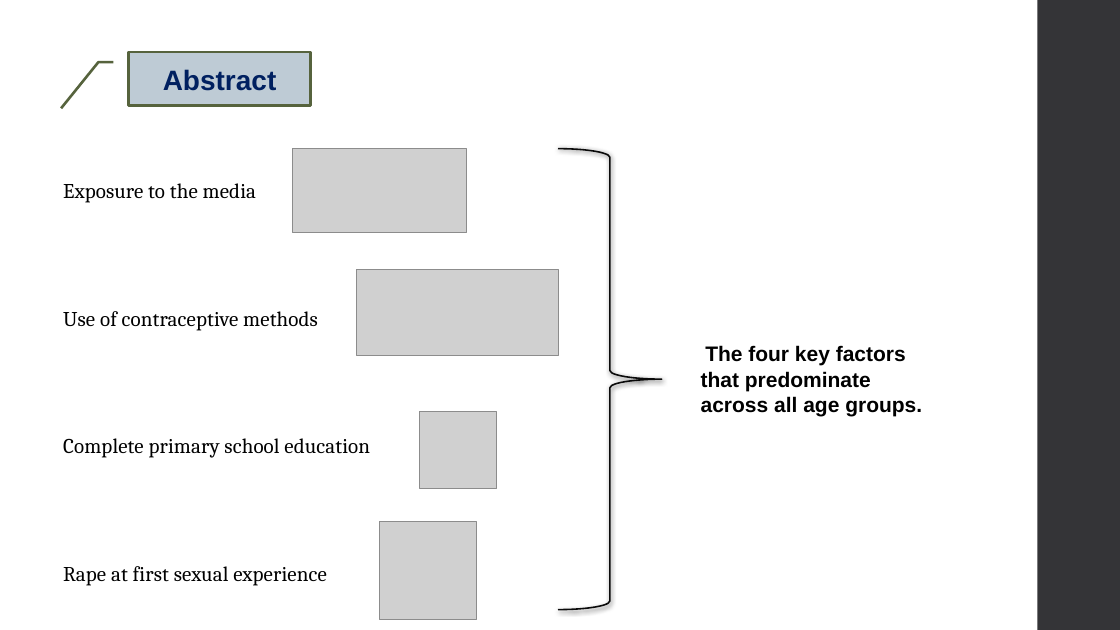
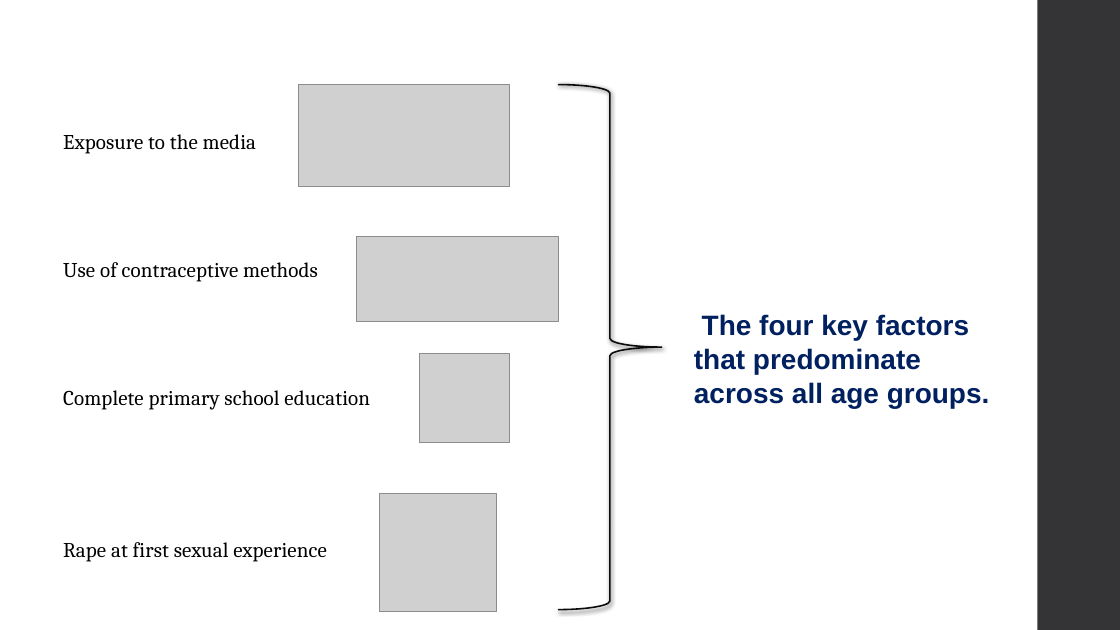
Before and after one commit to Maickery/Child_of_change, a slide deck: slide 17 of Result/Presentation.pptx (slide 13 before the commit). Drawn at 1120x630 pixels with LibreOffice and Linux fonts; fonts in the diff are those of the drawing; grey boxes stand for pictures. Boxes give left, top, right and bottom in pixels: in the first picture for what was removed or moved away, otherwise in the second. Text is boxed around its words. In the diff, an @@ line names an element or a change of style, - is before the commit and + after.

```diff
--- a/Result/Presentation.pptx
+++ b/Result/Presentation.pptx
@@ border callout removed at bbox=[129, 52, 311, 106] @@
-  Abstract
@@ text "Exposure to the media" rewrapped from bbox=[63, 183, 370, 586] to bbox=[63, 134, 370, 562] @@
@@ picture: place and size @@
-picture at bbox=[292, 149, 466, 233]
+picture at bbox=[299, 85, 509, 187]
@@ right brace: place and size @@
-right brace at bbox=[558, 149, 662, 610]
+right brace at bbox=[558, 85, 662, 610]
@@ picture: place and size @@
-picture at bbox=[356, 270, 558, 355]
+picture at bbox=[356, 236, 558, 322]
@@ text "The four key factors that ...": place and size @@
-text "The four key factors that ..." at bbox=[701, 345, 922, 416]
+text "The four key factors that ..." at bbox=[694, 314, 990, 408]
@@ text "The four key factors that ..." at bbox=[694, 314, 990, 408]: size 18 to 24 pt, text colour #000000 to #002060 @@
@@ picture: place and size @@
-picture at bbox=[420, 412, 497, 489]
+picture at bbox=[420, 353, 509, 442]
@@ picture: place and size @@
-picture at bbox=[380, 522, 477, 619]
+picture at bbox=[380, 494, 497, 612]
```
Also in this commit, not shown: 11 other slides changed, 8 slides added, 3 slides removed, 2 other files.
